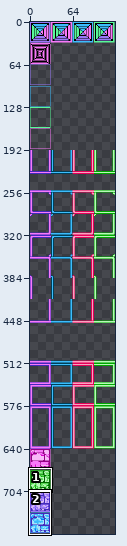
A sprite sheet gets an edit: graphics/sprite-sheet-tiles.png. The picture above shows the old version from afar; the outline marks the close-up.
Close-up. Old version:
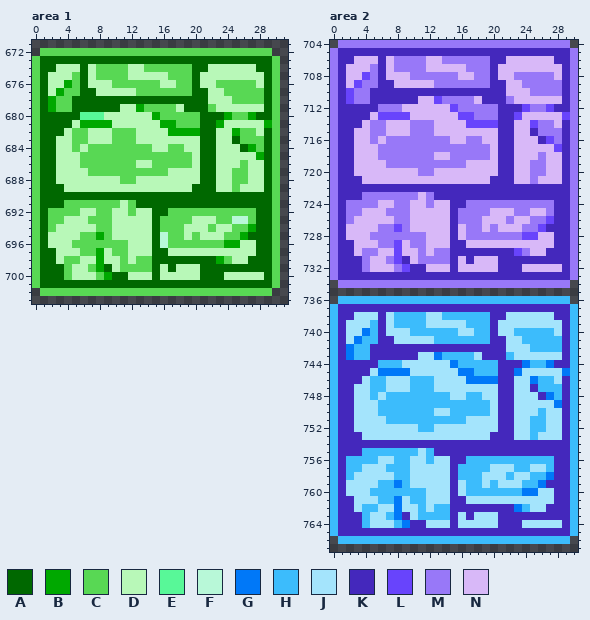
The file is 128x768 pixels. Shown: area 1: x 0..31, y 671..703; area 2: x 0..30, y 704..767.
Palette (. is transparent): A #006800  B #00a800  C #58d854  D #b8f8b8  E #58f898  F #b8f8d8  G #0078f8  H #3cbcfc  J #a4e4fc  K #4428bc  L #6844fc  M #9878f8  N #d8b8f8
Pixels before, area 1, first column x 0:
672 .CCCCCCCCCCCCCCCCCCCCCCCCCCCCC.
673 CAAAAAAAAAAAAAAAAAAAAAAAAAAAAAC
674 CAADDDADCCCCDDCCCCCCAADDDDDDAAC
675 CADDDCADCCCCDDDDDCCCADDDDDDDDAC
676 CADDBCADDDCCCCCCDDCCADDCCCCCDAC
677 CADBCCAADDDDDCCCCCCCAADDCCCCCAC
678 CABCCAAAAAAAAAAAAAAAAADDDCCCCAC
679 CABCCAAAAAADDBCCCCDAAACDDDDDDAC
680 CAAAAAEEEDDDDDDBCCCCCAAABCCBAAC
681 CAAAADBBBBDDDDDDBBCCCAABDDDDDBC
682 CAAADCCDDDCCCDDDDBBBBAADDBCCDAC
683 CAADDCCDDDCCCDDDDDDDDAADDACCCAC
684 CAADDCDCCCCCCCCDDCCDDAADDDABCAC
685 CAADDDCCCCCCCCCCCCCCDAADDDDDBAC
686 CAADDDCCCCCCCDDCCCCCDAADDDCDDAC
687 CAADDDDCCCCCCCCCCDDDDAADDCCDDAC
688 CAADDDDDDDDCCDDDDDDDDAADDCCDDAC
689 CAAADDDDDDDDDDDDDDDDAAADDCDDDAC
690 CAAAAAAAAAAAAAAAAAAAAAAAAAAAAAC
691 CAAACCCCCCCDCAAAAAAAAAAAAAAAAAC
692 CACCCCDDCCDDCDDAACCCCCCCCCCCAAC
693 CACCDDDCCCDDDDDACCCCDDDCCFFCAAC
694 CACDDDDDCCDDDDDACCCDDDCDDCCBAAC
695 CADDDDCCBCDDDDDAFCCDCDDDCCBAAAC
696 CADDDCCCCCCCDDDAFCCCCCCCBBDDAAC
697 CAADDDCCBDCCDDDAADDDDDDDDDDDAAC
698 CAADCCDDBDDCDCCAAAAAAAABCDDAAAC
699 CAAACDDCBADCCCCADADDDAAAAAAAAAC
700 CAAACDDDCBAADDDADDDDDAAADDDDDAC
701 CAAAAAAAAAAAAAAAAAAAAAAAAAAAAAC
702 .CCCCCCCCCCCCCCCCCCCCCCCCCCCCC.
Pixels before, area 2, first column x 0:
704 .MMMMMMMMMMMMMMMMMMMMMMMMMMMMM.
705 MKKKKKKKKKKKKKKKKKKKKKKKKKKKKKM
706 MKKNNNKNMMMMNNMMMMMMKKNNNNNNKKM
707 MKNNNMKNMMMMNNNNNMMMKNNNNNNNNKM
708 MKNNLMKNNNMMMMMMNNMMKNNMMMMMNKM
709 MKNLMMKKNNNNNMMMMMMMKKNNMMMMMKM
710 MKLMMKKKKKKKKKKKKKKKKKNNNMMMMKM
711 MKLMMKKKKKKNNLMMMMNKKKMNNNNNNKM
712 MKKKKKMMMNNNNNNLMMMMMKKKLMMLKKM
713 MKKKKNLLLLNNNNNNLLMMMKKLNNNNNLM
714 MKKKNMMNNNMMMNNNNLLLLKKNNLMMNKM
715 MKKNNMMNNNMMMNNNNNNNNKKNNKMMMKM
716 MKKNNMNMMMMMMMMNNMMNNKKNNNKLMKM
717 MKKNNNMMMMMMMMMMMMMMNKKNNNNNLKM
718 MKKNNNMMMMMMMNNMMMMMNKKNNNMNNKM
719 MKKNNNNMMMMMMMMMMNNNNKKNNMMNNKM
720 MKKNNNNNNNNMMNNNNNNNNKKNNMMNNKM
721 MKKKNNNNNNNNNNNNNNNNKKKNNMNNNKM
722 MKKKKKKKKKKKKKKKKKKKKKKKKKKKKKM
723 MKKKMMMMMMMNMKKKKKKKKKKKKKKKKKM
724 MKMMMMNNMMNNMNNKKMMMMMMMMMMMKKM
725 MKMMNNNMMMNNNNNKMMMMNNNMMNNMKKM
726 MKMNNNNNMMNNNNNKMMMNNNMNNMMLKKM
727 MKNNNNMMLMNNNNNKNMMNMNNNMMLKKKM
728 MKNNNMMMMMMMNNNKNMMMMMMMLLNNKKM
729 MKKNNNMMLNMMNNNKKNNNNNNNNNNNKKM
730 MKKNMMNNLNNMNMMKKKKKKKKLMNNKKKM
731 MKKKMNNMLKNMMMMKNKNNNKKKKKKKKKM
732 MKKKMNNNMLKKNNNKNNNNNKKKNNNNNKM
733 MKKKKKKKKKKKKKKKKKKKKKKKKKKKKKM
734 .MMMMMMMMMMMMMMMMMMMMMMMMMMMMM.
735 ...............................
736 .HHHHHHHHHHHHHHHHHHHHHHHHHHHHH.
737 HKKKKKKKKKKKKKKKKKKKKKKKKKKKKKH
738 HKKJJJKJHHHHJJHHHHHHKKJJJJJJKKH
739 HKJJJHKJHHHHJJJJJHHHKJJJJJJJJKH
740 HKJJGHKJJJHHHHHHJJHHKJJHHHHHJKH
741 HKJGHHKKJJJJJHHHHHHHKKJJHHHHHKH
742 HKGHHKKKKKKKKKKKKKKKKKJJJHHHHKH
743 HKGHHKKKKKKJJGHHHHJKKKHJJJJJJKH
744 HKKKKKHHHJJJJJJGHHHHHKKKGHHGKKH
745 HKKKKJGGGGJJJJJJGGHHHKKGJJJJJGH
746 HKKKJHHJJJHHHJJJJGGGGKKJJGHHJKH
747 HKKJJHHJJJHHHJJJJJJJJKKJJKHHHKH
748 HKKJJHJHHHHHHHHJJHHJJKKJJJKGHKH
749 HKKJJJHHHHHHHHHHHHHHJKKJJJJJGKH
750 HKKJJJHHHHHHHJJHHHHHJKKJJJHJJKH
751 HKKJJJJHHHHHHHHHHJJJJKKJJHHJJKH
752 HKKJJJJJJJJHHJJJJJJJJKKJJHHJJKH
753 HKKKJJJJJJJJJJJJJJJJKKKJJHJJJKH
754 HKKKKKKKKKKKKKKKKKKKKKKKKKKKKKH
755 HKKKHHHHHHHJHKKKKKKKKKKKKKKKKKH
756 HKHHHHJJHHJJHJJKKHHHHHHHHHHHKKH
757 HKHHJJJHHHJJJJJKHHHHJJJHHJJHKKH
758 HKHJJJJJHHJJJJJKHHHJJJHJJHHGKKH
759 HKJJJJHHGHJJJJJKJHHJHJJJHHGKKKH
760 HKJJJHHHHHHHJJJKJHHHHHHHGGJJKKH
761 HKKJJJHHGJHHJJJKKJJJJJJJJJJJKKH
762 HKKJHHJJGJJHJHHKKKKKKKKGHJJKKKH
763 HKKKHJJHGKJHHHHKJKJJJKKKKKKKKKH
764 HKKKHJJJHGKKJJJKJJJJJKKKJJJJJKH
765 HKKKKKKKKKKKKKKKKKKKKKKKKKKKKKH
766 .HHHHHHHHHHHHHHHHHHHHHHHHHHHHH.
The result:
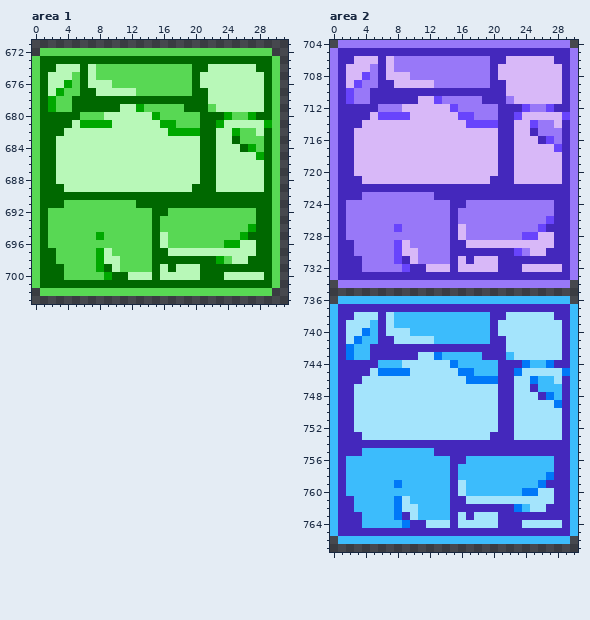
From old to new:
Area 1:
The author changed colour D to colour C in row 674 at x 12 to 13; in row 675 at x 12 to 16; in row 676 at x 16 to 17; in row 679 at x 18; in row 691 at x 11; in row 692 at x 6 to 7, 10 to 11 and 13 to 14.
The author changed colour D to colour C in row 693 at x 4 to 6, 10 to 14 and 20 to 22; in row 694 at x 3 to 7, 10 to 14, 19 to 21 and 23 to 24; in row 695 at x 2 to 5, 10 to 14, 19 and 21 to 23; in row 696 at x 2 to 4 and 12 to 14; in row 697 at x 3 to 5 and 12 to 14; in row 698 at x 3, 6 to 7 and 12.
The author changed colour D to colour C in row 699 at x 5 to 6; in row 700 at x 5 to 7.
The author changed colour E to colour C in row 680 at x 6 to 8.
The author changed colour F to colour C in row 693 at x 25 to 26.
The author changed colour C to colour D in row 676 at x 23 to 27; in row 677 at x 24 to 28; in row 678 at x 25 to 28; in rows 682 to 683 at x 5 to 6 and 10 to 12; in row 684 at x 5, 7 to 14 and 17 to 18; in row 685 at x 6 to 19.
The author changed colour C to colour D in row 686 at x 6 to 12, 15 to 19 and 26; in row 687 at x 7 to 16 and 25 to 26; in row 688 at x 11 to 12 and 25 to 26; in row 689 at x 25.
The author changed colour F to colour D in rows 695 to 696 at x 16.
Area 2:
The author changed colour J to colour H in row 738 at x 12 to 13; in row 739 at x 12 to 16; in row 740 at x 16 to 17; in row 743 at x 18; in row 755 at x 11; in row 756 at x 6 to 7, 10 to 11 and 13 to 14.
The author changed colour J to colour H in row 757 at x 4 to 6, 10 to 14, 20 to 22 and 25 to 26; in row 758 at x 3 to 7, 10 to 14, 19 to 21 and 23 to 24; in row 759 at x 2 to 5, 10 to 14, 19 and 21 to 23; in row 760 at x 2 to 4 and 12 to 14; in row 761 at x 3 to 5 and 12 to 14; in row 762 at x 3, 6 to 7 and 12.
The author changed colour J to colour H in row 763 at x 5 to 6; in row 764 at x 5 to 7.
The author changed colour H to colour J in row 740 at x 23 to 27; in row 741 at x 24 to 28; in row 742 at x 25 to 28; in rows 746 to 747 at x 5 to 6 and 10 to 12; in row 748 at x 5, 7 to 14 and 17 to 18; in row 749 at x 6 to 19.
The author changed colour H to colour J in row 750 at x 6 to 12, 15 to 19 and 26; in row 751 at x 7 to 16 and 25 to 26; in row 752 at x 11 to 12 and 25 to 26; in row 753 at x 25.
The author changed colour N to colour M in row 706 at x 12 to 13; in row 707 at x 12 to 16; in row 708 at x 16 to 17; in row 711 at x 18; in row 723 at x 11; in row 724 at x 6 to 7, 10 to 11 and 13 to 14.
The author changed colour N to colour M in row 725 at x 4 to 6, 10 to 14, 20 to 22 and 25 to 26; in row 726 at x 3 to 7, 10 to 14, 19 to 21 and 23 to 24; in row 727 at x 2 to 5, 10 to 14, 19 and 21 to 23; in row 728 at x 2 to 4 and 12 to 14; in row 729 at x 3 to 5 and 12 to 14; in row 730 at x 3, 6 to 7 and 12.
The author changed colour N to colour M in row 731 at x 5 to 6; in row 732 at x 5 to 7.
The author changed colour M to colour N in row 708 at x 23 to 27; in row 709 at x 24 to 28; in row 710 at x 25 to 28; in rows 714 to 715 at x 5 to 6 and 10 to 12; in row 716 at x 5, 7 to 14 and 17 to 18; in row 717 at x 6 to 19.
The author changed colour M to colour N in row 718 at x 6 to 12, 15 to 19 and 26; in row 719 at x 7 to 16 and 25 to 26; in row 720 at x 11 to 12 and 25 to 26; in row 721 at x 25.
Pixel boxes of the changes (left, top, right, bottom) in both close-ups:
changed: (128, 64, 264, 112)
changed: (48, 112, 248, 280)
changed: (426, 56, 562, 104)
changed: (346, 120, 546, 272)
changed: (346, 312, 562, 528)
